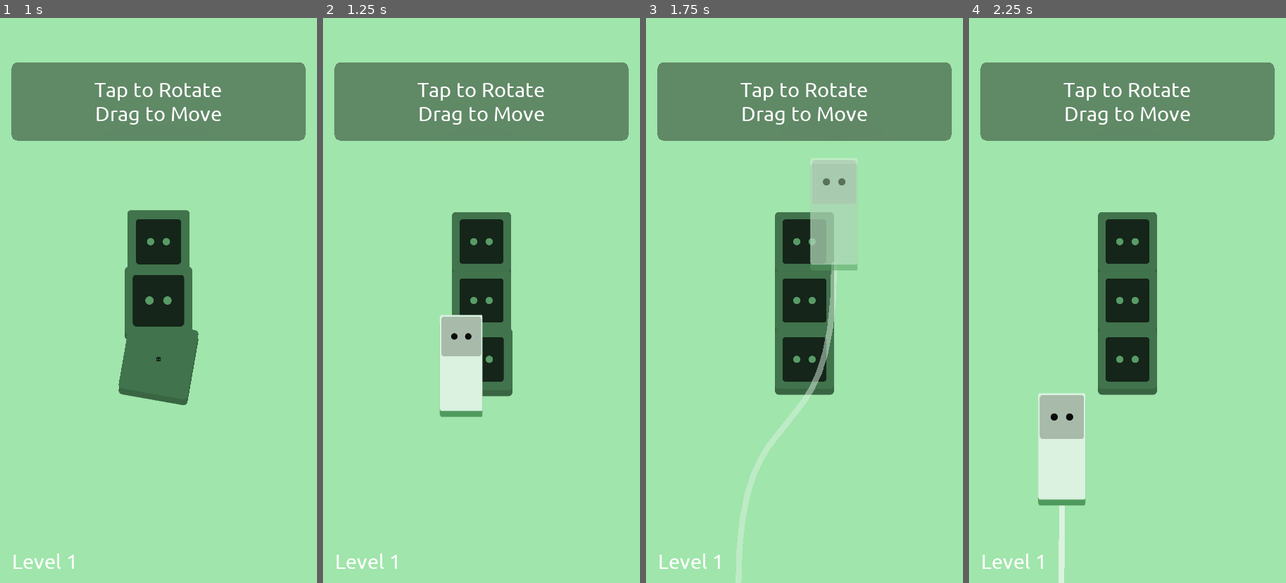
Above: before the commit, frames 1-4 (left to right).
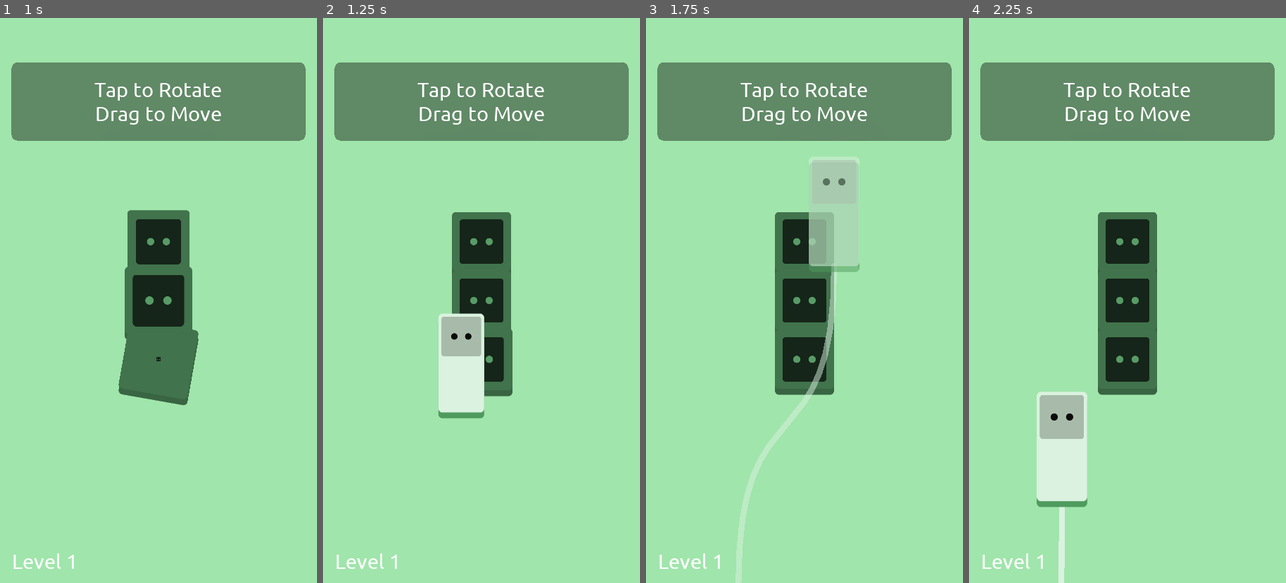
Above: after the commit, the same moments.

Repository: unSAME-Studio/ProjectOutlet
Game: Godot game, scene res://scenes/Menu.tscn
Two runs of this game, one before a commit and one after it. Both use one fixed random seed, a clock stepped at 60 frames per second and the inputs below.
Inputs (mouse positions are in pixels of both pictures, inside the frame that each line leads up to):
- Up to frame 1 (1 s): click "Play" at 0.5 s
- Up to frame 2 (1.25 s): no input
- Up to frame 3 (1.75 s): tap Enter at 1.25 s; drag from (785, 362) to (836, 176) at 1.27 s
- Up to frame 4 (2.25 s): tap Enter at 2 s; drag from (1064, 328) to (1111, 413) at 2.02 s

Frame 1 is identical in both runs. In frame 2, 0.3% of the frame differs, in the area x 36-51%, y 52-71%; in frame 3, 0.3%; in frame 4, 0.4%, in the area x 21-38%, y 66-98%.

Commit message:
Beautiful Curve

Diff:
--- a/objects/Outlet.gd
+++ b/objects/Outlet.gd
@@ -43,7 +43,6 @@
 func hide_outline():
 	$BG.hide()
 	$BG2.hide()
-
 
 # code adapted from
 # https://tutorialedge.net/gamedev/aabb-collision-detection-tutorial/#:~:text=AABB%20Collision%20Detection%20or%20%22Axis,is%20axis%2Daligned%2C%20ie.
--- a/objects/Outlet.tscn
+++ b/objects/Outlet.tscn
@@ -108,8 +108,6 @@
 
 [node name="BG" type="Sprite" parent="."]
 self_modulate = Color( 0.709804, 0.709804, 0.709804, 1 )
-rotation = 1.5708
-scale = Vector2( 1e-05, 1e-05 )
 z_index = -20
 z_as_relative = false
 texture = ExtResource( 3 )
@@ -117,14 +115,11 @@
 [node name="BG2" type="Sprite" parent="."]
 self_modulate = Color( 0.623529, 0.623529, 0.623529, 1 )
 position = Vector2( 0, 20 )
-rotation = 1.5708
-scale = Vector2( 1e-05, 1e-05 )
 z_index = -22
 z_as_relative = false
 texture = ExtResource( 3 )
 
 [node name="Head" type="Sprite" parent="."]
-scale = Vector2( 1e-05, 1e-05 )
 texture = ExtResource( 2 )
 
 [node name="AnimationPlayer" type="AnimationPlayer" parent="."]
--- a/objects/Plug.gd
+++ b/objects/Plug.gd
@@ -16,7 +16,8 @@
 var closest_point = null
 
 const GRID_SIZE = 200
-const MARGIN = 20
+const MARGIN = 15
+const CORNER = 10
 var head_position = Vector2(0, 0)
 var size = Vector2(2, 3)
 
@@ -51,15 +52,31 @@
 	# set up graphics
 	$Body.set_polygon(PoolVector2Array([
 		Vector2(0 + MARGIN, 0 + MARGIN),
+		Vector2(0 + MARGIN + CORNER, 0 + MARGIN),
+		Vector2(size.x * GRID_SIZE - MARGIN - CORNER, 0 + MARGIN),
 		Vector2(size.x * GRID_SIZE - MARGIN, 0 + MARGIN),
+		Vector2(size.x * GRID_SIZE - MARGIN, 0 + MARGIN + CORNER),
+		Vector2(size.x * GRID_SIZE - MARGIN, size.y * GRID_SIZE - MARGIN - CORNER),
 		Vector2(size.x * GRID_SIZE - MARGIN, size.y * GRID_SIZE - MARGIN),
-		Vector2(0 + MARGIN, size.y * GRID_SIZE - MARGIN)
+		Vector2(size.x * GRID_SIZE - MARGIN - CORNER, size.y * GRID_SIZE - MARGIN),
+		Vector2(0 + MARGIN + CORNER, size.y * GRID_SIZE - MARGIN),
+		Vector2(0 + MARGIN, size.y * GRID_SIZE - MARGIN),
+		Vector2(0 + MARGIN, size.y * GRID_SIZE - MARGIN - CORNER),
+		Vector2(0 + MARGIN, 0 + MARGIN + CORNER),
 	]))
 	$Body.uv = PoolVector2Array([
 		Vector2(0.0, 0.0),
-		Vector2(0.0, 501.0),
-		Vector2(501.0, 501.0),
-		Vector2(501.0, 0.0),
+		Vector2(0.0 + CORNER, 0.0),
+		Vector2(200.0 - CORNER, 0.0),
+		Vector2(200.0, 0.0),
+		Vector2(200.0, 0.0 + CORNER),
+		Vector2(200.0, 200.0 - CORNER),
+		Vector2(200.0, 200.0),
+		Vector2(200.0 - CORNER, 200.0),
+		Vector2(0.0 + CORNER, 200.0),
+		Vector2(0.0, 200.0),
+		Vector2(0.0, 200.0 - CORNER),
+		Vector2(0.0, 0.0 + CORNER),
 	])
 	$Body.set_offset(-size * GRID_SIZE / 2)
 	$Body.set_position(((-head_position * GRID_SIZE) - Vector2(GRID_SIZE / 2, GRID_SIZE / 2)) + (size * GRID_SIZE / 2))
--- a/objects/Plug.tscn
+++ b/objects/Plug.tscn
@@ -7,7 +7,7 @@
 [ext_resource path="res://sounds/small_plug_out.mp3" type="AudioStream" id=5]
 [ext_resource path="res://scripts/AudioRandomizer.gd" type="Script" id=6]
 [ext_resource path="res://arts/plug_two.png" type="Texture" id=7]
-[ext_resource path="res://arts/Texture.png" type="Texture" id=8]
+[ext_resource path="res://arts/outlet_uv.png" type="Texture" id=8]
 [ext_resource path="res://sounds/medium_plug_out.mp3" type="AudioStream" id=9]
 [ext_resource path="res://sounds/medium_plug_in.mp3" type="AudioStream" id=10]
 [ext_resource path="res://Logo White (Small).png" type="Texture" id=11]
